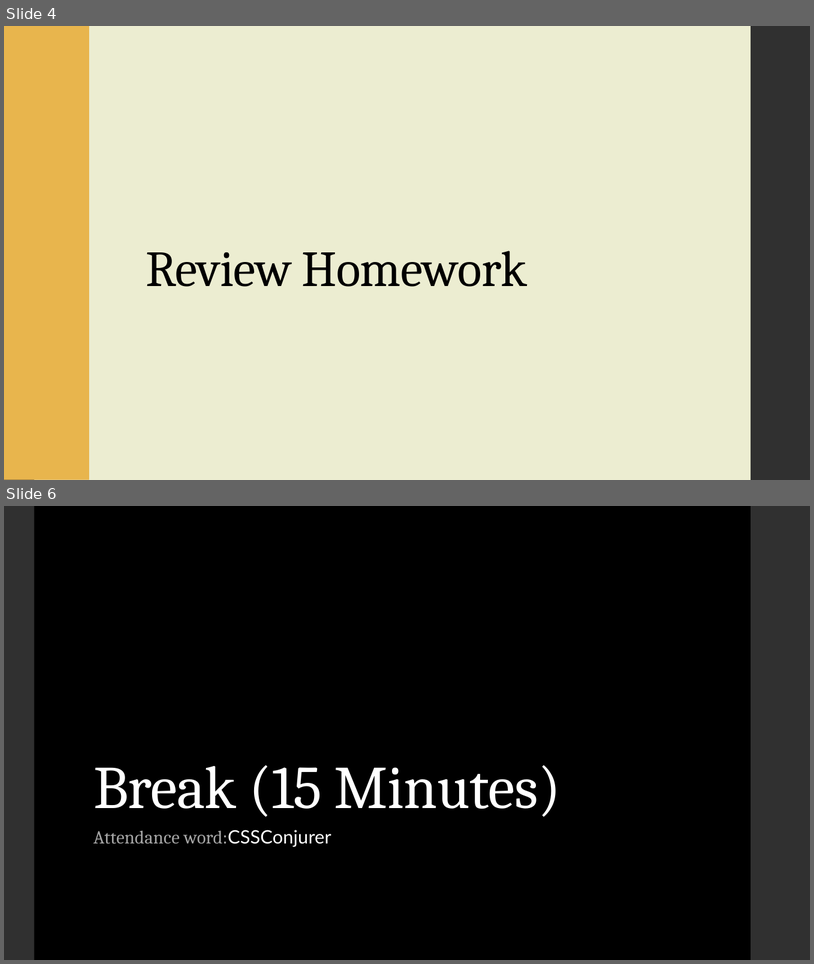
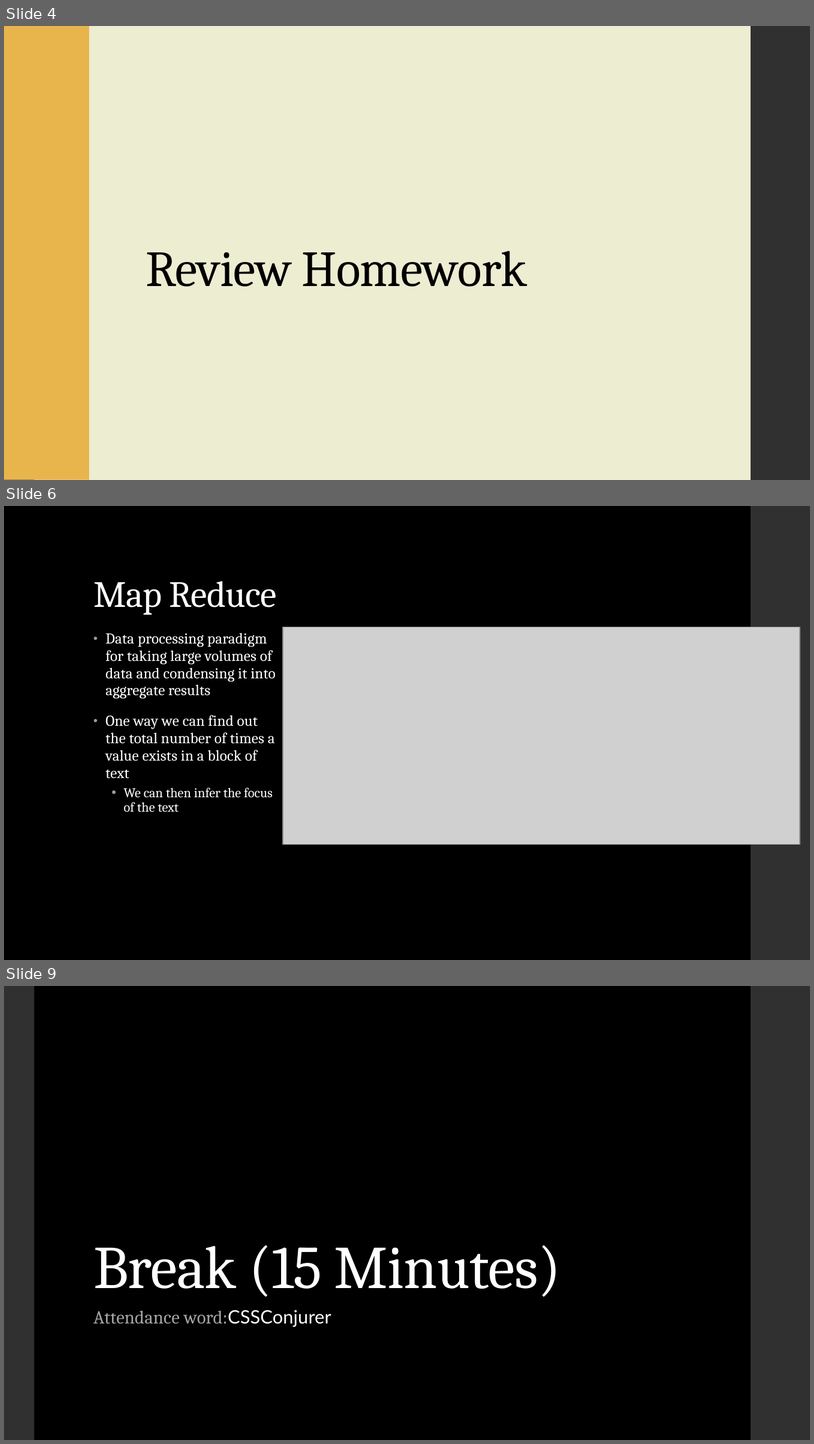
Before and after one commit to ytaiwo/Homework, a slide deck: week_20/week_20_presentation.pptx. Shown one above the other, each under a label of ours: slides 4 and 6 before the commit, slides 4, 6 and 9 after it; the slides between them are not shown. The pictures are 814x964 and 814x1444 pixels, drawn with LibreOffice and Linux fonts; fonts in the diff are those of the drawing; grey boxes stand for pictures. Boxes give left, top, right and bottom in pixels: in the first picture for what was removed or moved away, otherwise in the second. Text is boxed around its words. In the diff, an @@ line names an element or a change of style, - is before the commit and + after.

```diff
--- a/week_20/week_20_presentation.pptx
+++ b/week_20/week_20_presentation.pptx
@@ slide 6 added at bbox=[4, 506, 810, 960], background #000000; not listed: 1 template element that a slide beside it also shows @@
@@ title added at bbox=[93, 581, 277, 615], 44 pt, text #FFFFFF @@
+Map Reduce
@@ picture added at bbox=[283, 627, 800, 844] @@
@@ text added at bbox=[105, 633, 276, 812], 18 pt, text #FFFFFF @@
+• Data processing paradigm for taking large volumes of data and condensing it into aggregate results
+• One way we can find out the total number of times a value exists in a block of text
+  • We can then infer the focus of the text
@@ what was slide 6 is now slide 9 @@
```
Also in this commit, not shown: 3 slides changed, 2 other slides added, 14 other files.
